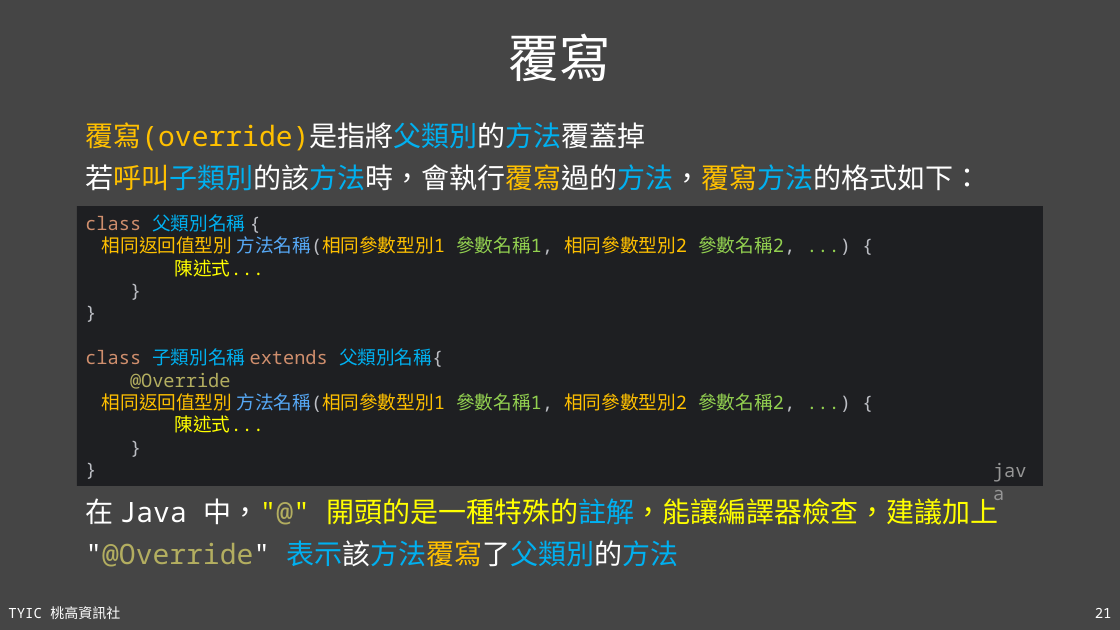
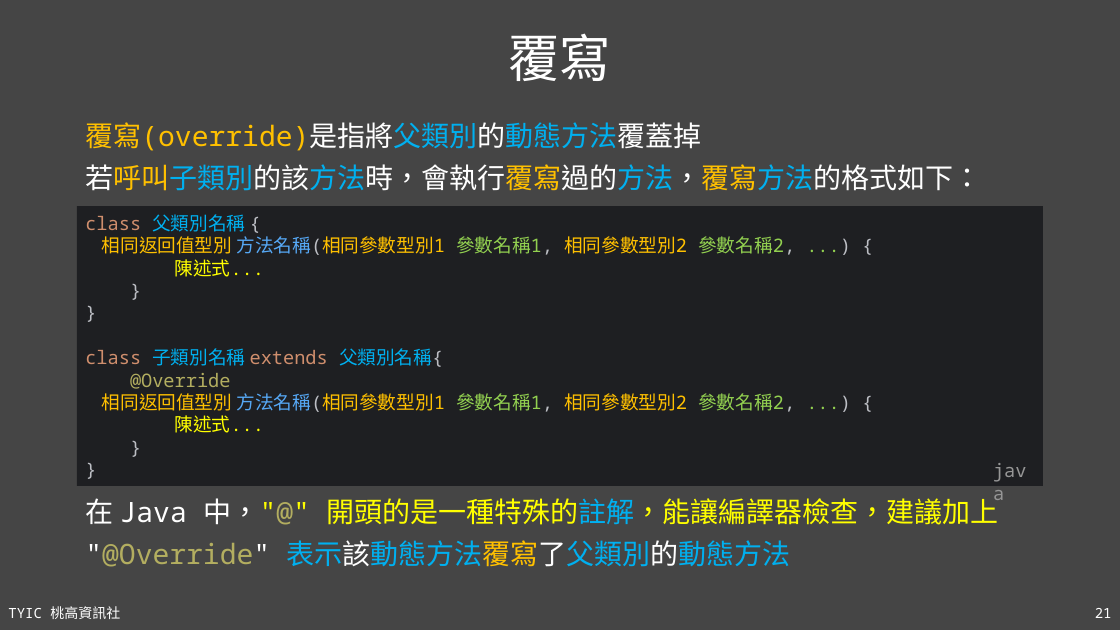
Before and after one commit to TYSHIC/slides, a slide deck: slide 21 of ppt/08_類別與物件.pptx. Drawn at 1120x630 pixels with LibreOffice and Linux fonts; fonts in the diff are those of the drawing. Boxes give left, top, right and bottom in pixels: in the first picture for what was removed or moved away, otherwise in the second. Text is boxed around its words. In the diff, an @@ line names an element or a change of style, - is before the commit and + after.

```diff
--- a/ppt/08_類別與物件.pptx
+++ b/ppt/08_類別與物件.pptx
@@ text at (85, 122, 701, 151): text changed @@
-覆寫(override)是指將父類別的方法覆蓋掉
+覆寫(override)是指將父類別的動態方法覆蓋掉
@@ text at (85, 540, 791, 567): text changed; text colour #B3AE60 to #00B0F0 @@
-"@Override" 表示該方法覆寫了父類別的方法
+"@Override" 表示該動態方法覆寫了父類別的動態方法
```
Also in this commit, not shown: 4 other files.
